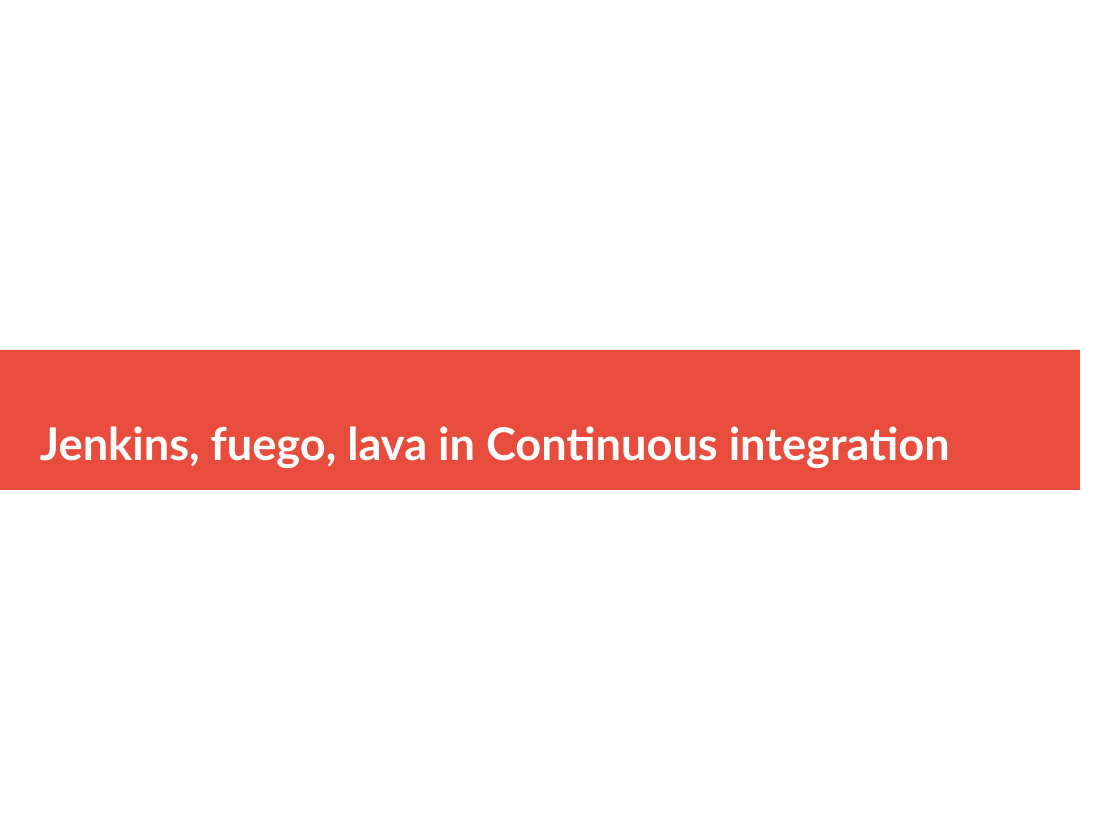
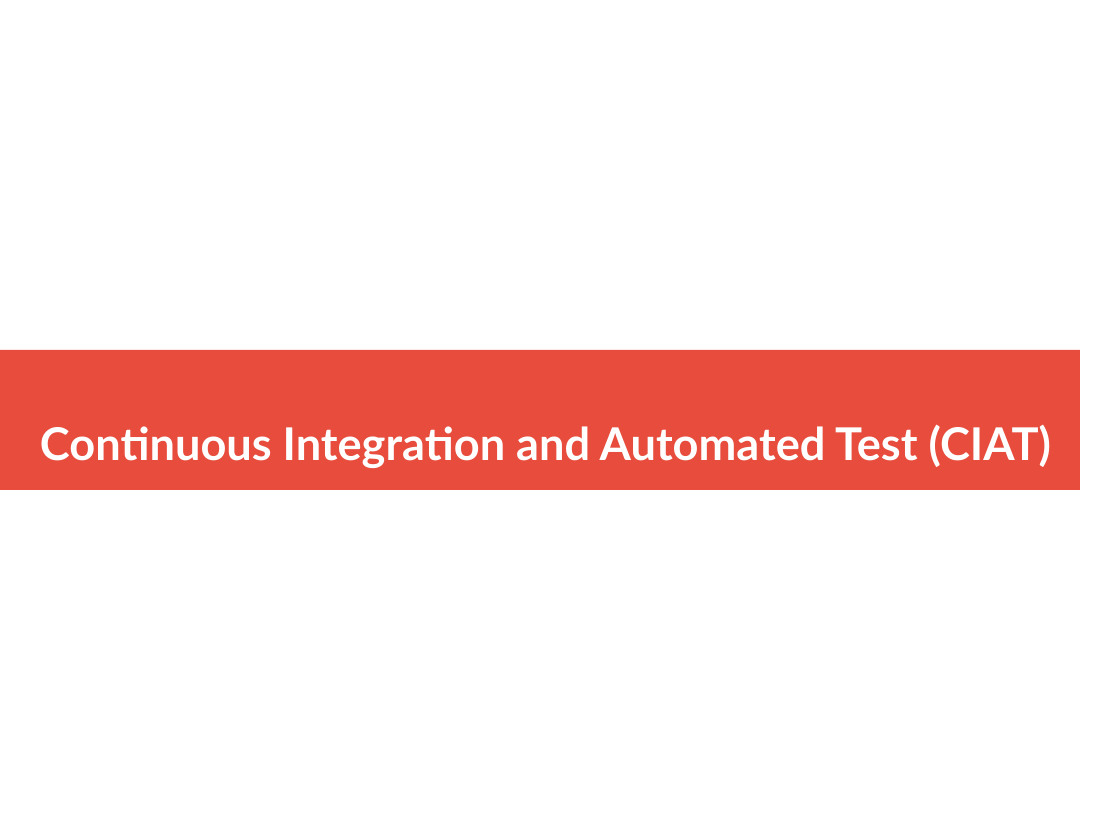
Before and after one commit to DDTLK/review, a slide deck: slide 1 of CI-presentation.odp. Drawn at 1120x840 pixels with LibreOffice and Linux fonts; fonts in the diff are those of the drawing. Boxes give left, top, right and bottom in pixels: in the first picture for what was removed or moved away, otherwise in the second. Text is boxed around its words. In the diff, an @@ line names an element or a change of style, - is before the commit and + after.

```diff
--- a/CI-presentation.odp
+++ b/CI-presentation.odp
@@ title at (40,424,1051,468): text changed @@
-Jenkins, fuego, lava in Continuous integration
+Continuous Integration and Automated Test (CIAT)
```
Also in this commit, not shown: 8 other slides changed, 4 slides added, 1 slide removed, 1 other file.
